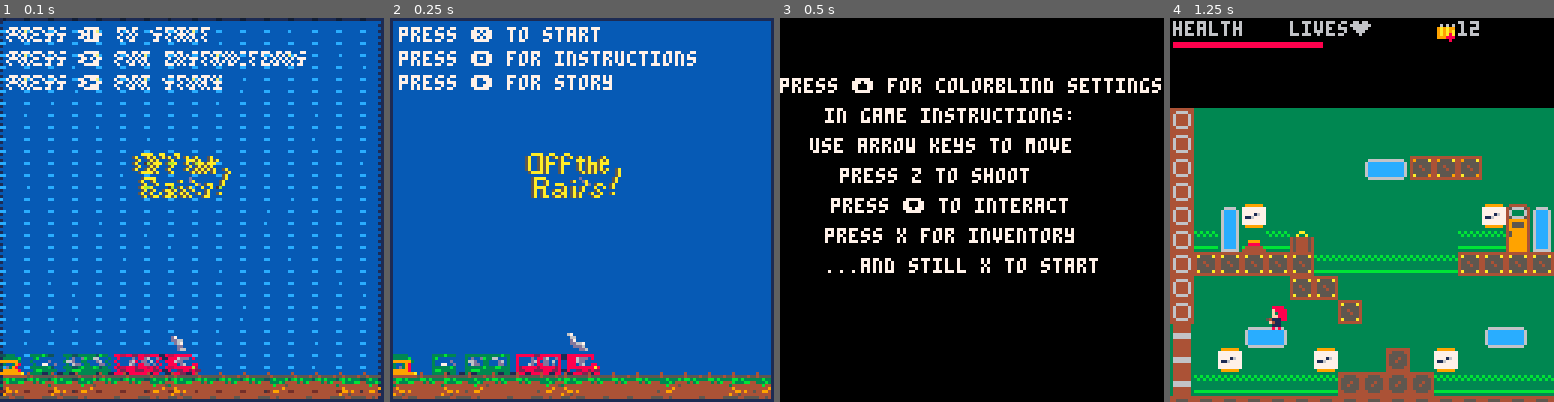
Above: before the commit, frames 1-4 (left to right).
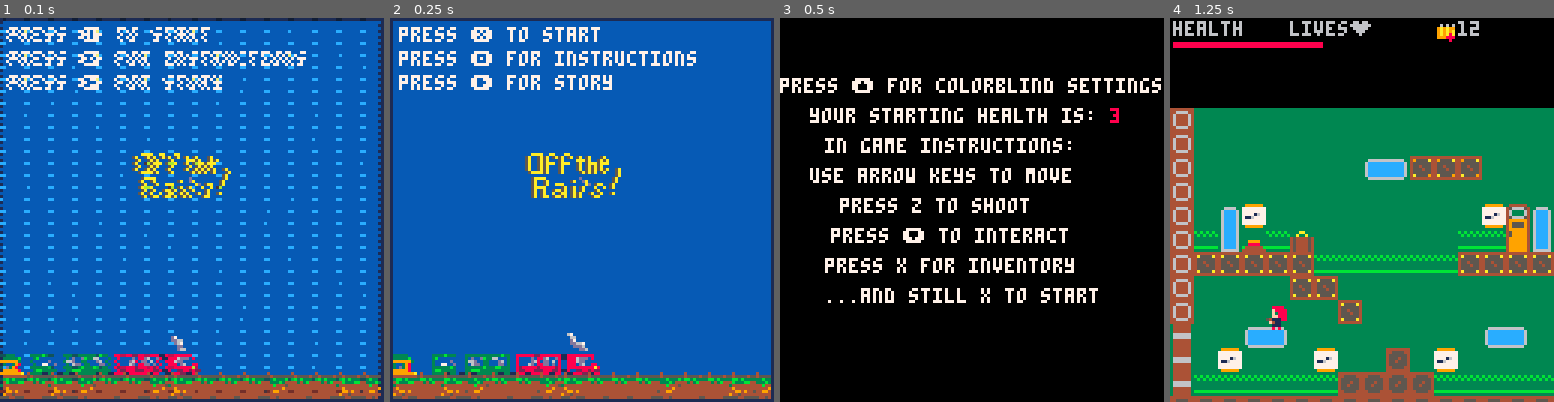
Above: after the commit, the same moments.

Repository: hggorel/Off-The-Rails
Game: PICO-8 cartridge offtherails.p8
The game is run twice, just before and just after one commit, with the same random seed, the same clock (stepped at 60 frames per second) and the same inputs.
Inputs:
- Up to frame 1 (0.1 s): no input
- Up to frame 2 (0.25 s): no input
- Up to frame 3 (0.5 s): tap O (Z key) at 0.33 s
- Up to frame 4 (1.25 s): tap O (Z key) at 0.7 s; tap X (X key) at 1.07 s

Frames 1-2 are identical in both runs. In frame 3, 8.9% of the frame differs, in the area x 7-89%, y 23-75%; in frame 4, nothing differs.

Commit message:
Update offtherails.p8
difficulty setting added
need to fix level 4 print out draw
need to add enemy to tutorial
need to add aesthetics to final level

Diff:
--- a/offtherails.p8
+++ b/offtherails.p8
@@ -11,6 +11,7 @@
 	mode = 0 --for title call
 	level= 0 --for changing levels
 	colblind = 0 --for colorblind settings
+	difficulty = 3 --standard is 3 hearts
 	if mode == 0 then
 		titleupdate()
 	end
@@ -39,7 +40,7 @@
 		sprite = 1,
 		sprite_speed = 3,
 		health = 50,
-		lives=1,
+		lives=difficulty,
 		x = 32,
 		y = 64,
 		ammo_count = 12,
@@ -1423,6 +1424,11 @@
 	end
 	camera()
 
+	--find bext location for this bit of code
+	site =flr(player.x/8)
+	if txtvalues(site) then
+		lev4txt(site,player.y)
+	end
 
 	print('health', 1, 1, 6)
 	rectfill(1,8, player.health,9,8)
@@ -1449,14 +1455,17 @@
 			colorreset()
 		end
 	end
+	print("your starting health is:",10,30,7)
+	print(difficulty,110,30,8)
+	updiff()
 	--pass some value to gamedraw
 	--this will be implemented later
-	print("in game instructions:",15,30,7)
-	print("use arrow keys to move",10,40,7)
-	print("press z to shoot", 20,50,7)
-	print("press ⬇️ to interact",17,60,7)
-	print("press x for inventory", 15,70,7)
-	print("...and still x to start", 15,80,7)
+	print("in game instructions:",15,40,7)
+	print("use arrow keys to move",10,50,7)
+	print("press z to shoot", 20,60,7)
+	print("press ⬇️ to interact",17,70,7)
+	print("press x for inventory", 15,80,7)
+	print("...and still x to start", 15,90,7)
 
 end
 
@@ -1468,6 +1477,22 @@
 
 function colorreset()
 		colblind = 0
+end
+
+function updiff()
+	if btnp(➡️) then
+		if difficulty<3 then
+			difficulty += 1
+		end
+	end
+	downdiff()
+end
+function downdiff()
+	if btnp(⬅️) then
+		if difficulty>1 then
+			difficulty -=1
+		end
+	end
 end
 -->8
 --movement section
